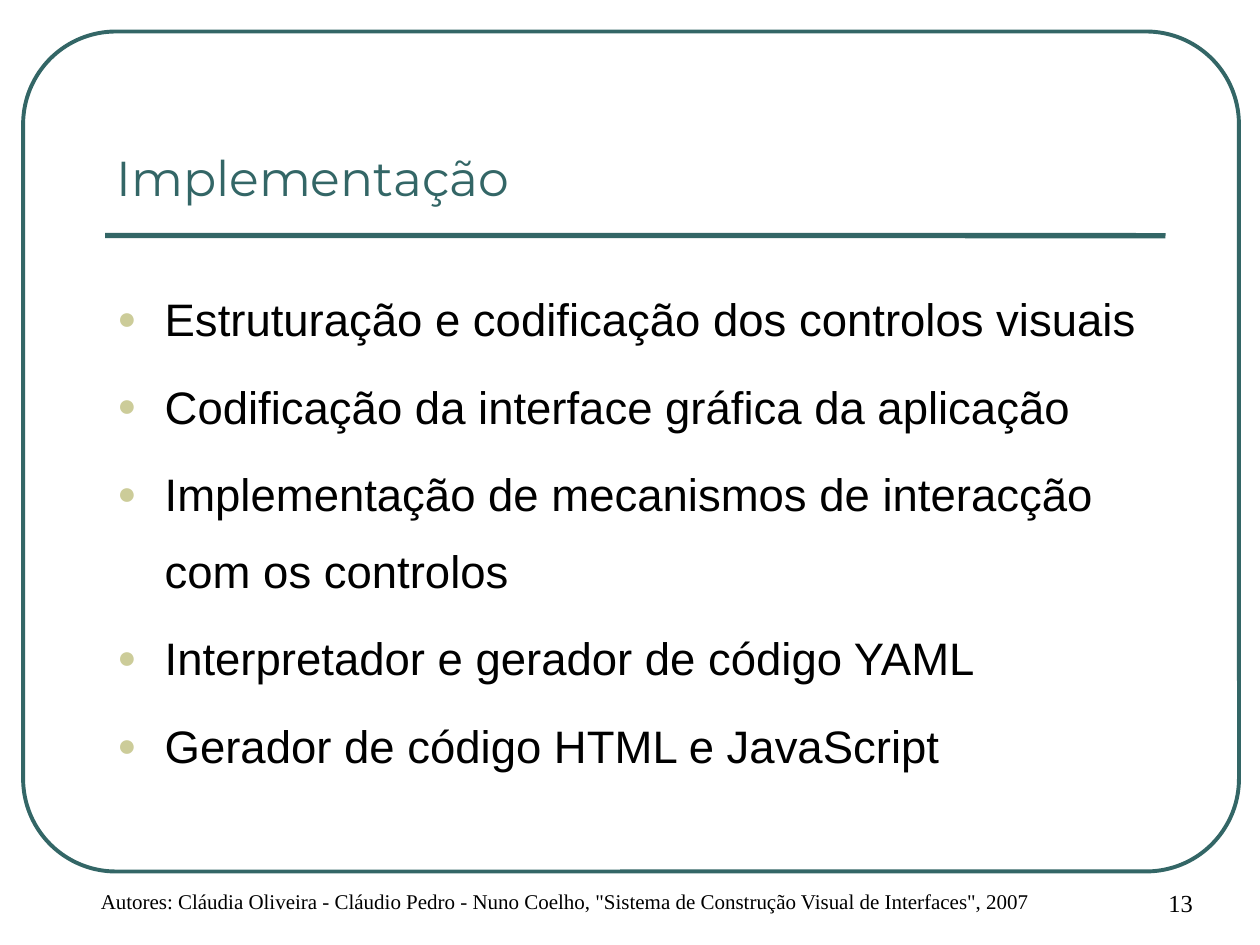
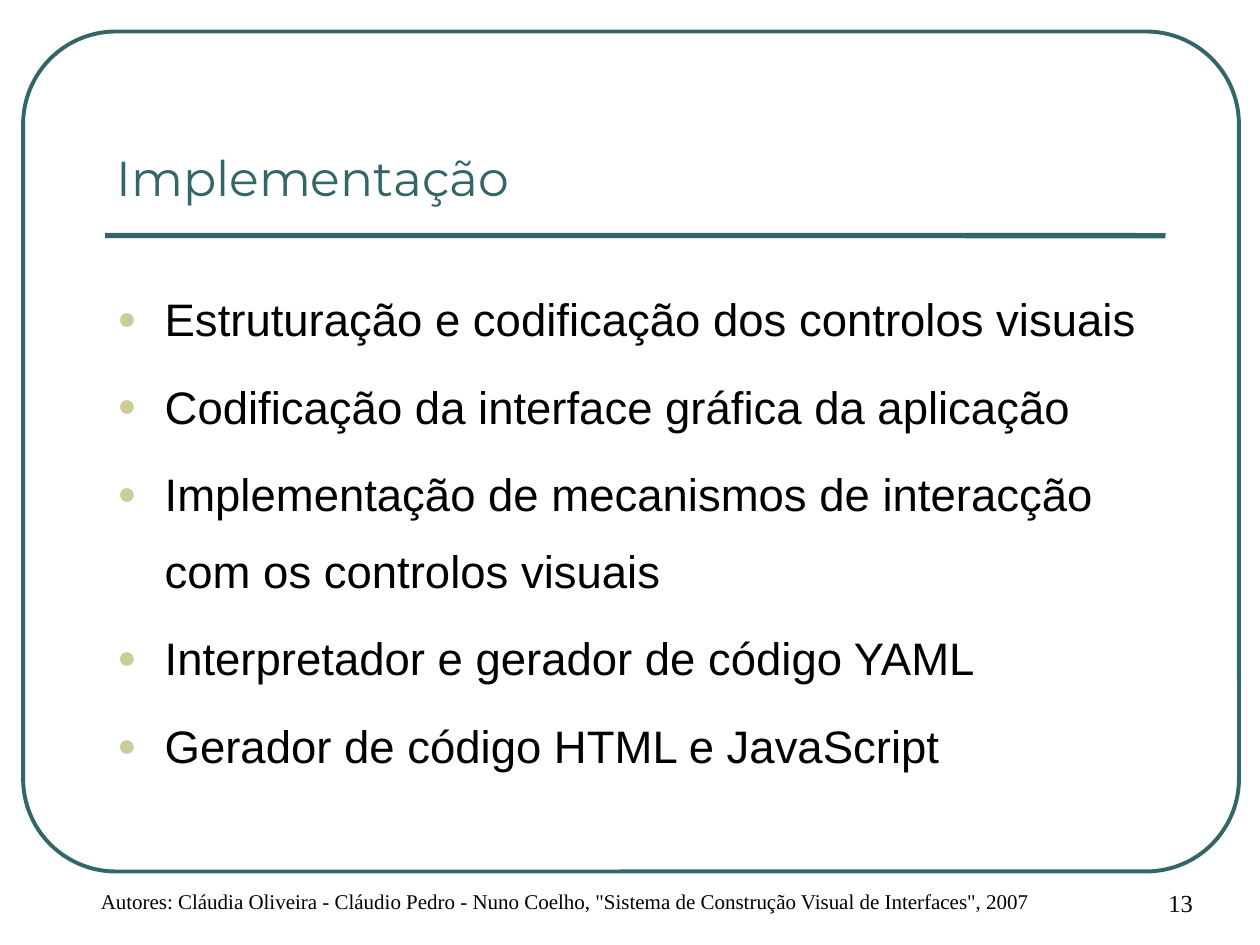
Before and after one commit to cpedro84/qooxdooguibuilder, a slide deck: slide 13 of apresentacao/Apresentação de Projecto.ppt. Drawn at 1260x945 pixels with LibreOffice and Linux fonts; fonts in the diff are those of the drawing; background and template pictures are left out. Boxes give left, top, right and bottom in pixels: in the first picture for what was removed or moved away, otherwise in the second. Text is boxed around its words. In the diff, an @@ line names an element or a change of style, - is before the commit and + after.

```diff
--- a/apresentacao/Apresentação de Projecto.ppt
+++ b/apresentacao/Apresentação de Projecto.ppt
@@ text at [165,478,1093,589]: text changed @@
-● Implementação de mecanismos de interacção com os controlos
+● Implementação de mecanismos de interacção com os controlos visuais
```
Also in this commit, not shown: 8 other slides changed.
